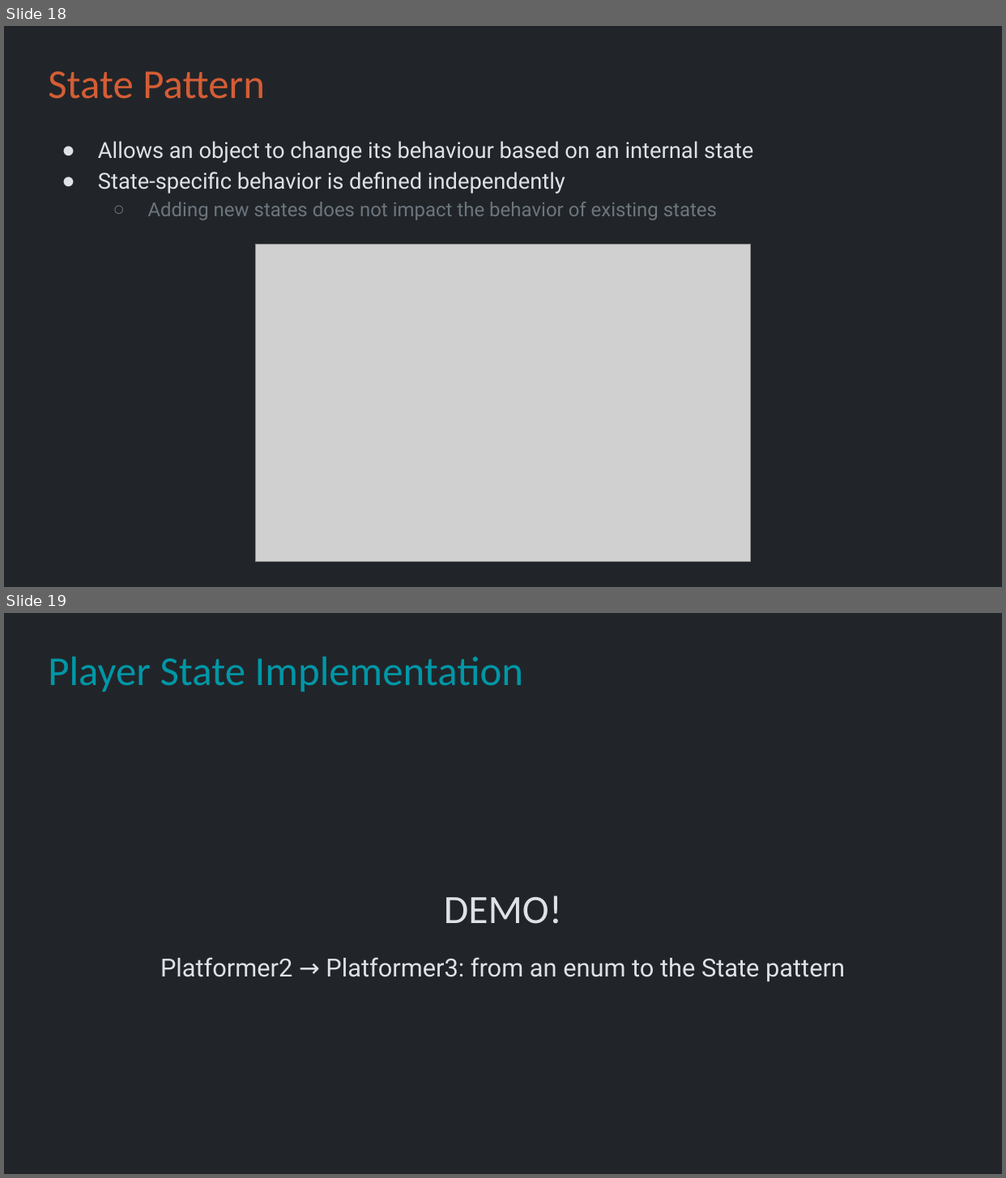
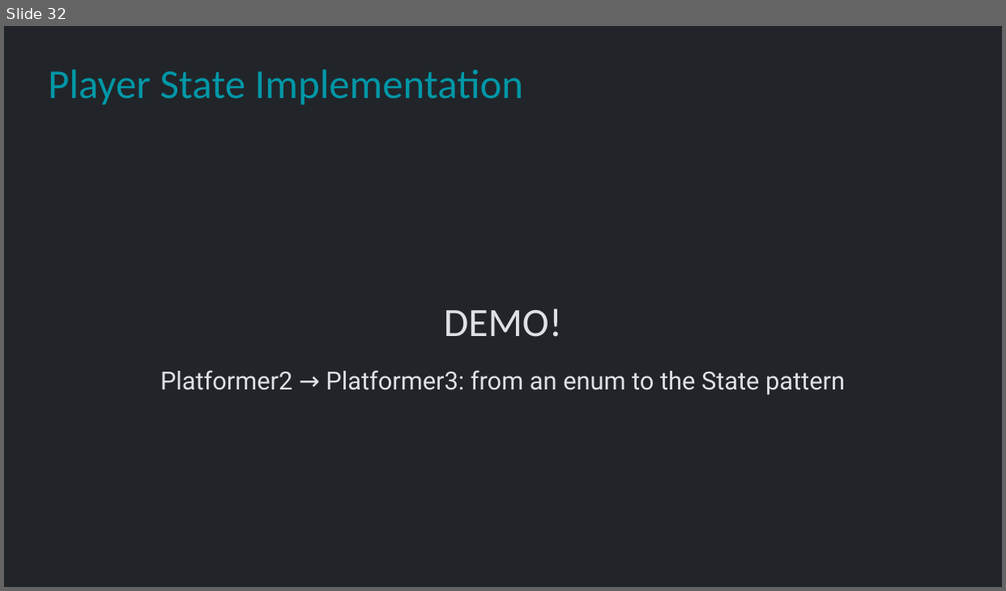
Before and after one commit to Metamate/gar, a slide deck: slides/06 Super Mario Bros.pptx. Shown one above the other, each under a label of ours: slides 18 and 19 before the commit, slide 32 after it. The pictures are 1006x1178 and 1006x591 pixels, drawn with LibreOffice and Linux fonts; fonts in the diff are those of the drawing; grey boxes stand for pictures. Boxes give left, top, right and bottom in pixels: in the first picture for what was removed or moved away, otherwise in the second. Text is boxed around its words. In the diff, an @@ line names an element or a change of style, - is before the commit and + after.

```diff
--- a/slides/06 Super Mario Bros.pptx
+++ b/slides/06 Super Mario Bros.pptx
@@ slide 18 removed at [4,26,1002,587], background #212529 @@
@@ title removed at [48,71,265,99] @@
-State Pattern
@@ text removed at [98,141,753,220] @@
-● Allows an object to change its behaviour based on an internal state
-● State-specific behavior is defined independently
-  ○ Adding new states does not impact the behavior of existing states
@@ picture removed at [255,245,751,562] @@
@@ what was slide 19 is now slide 32 @@
```
Also in this commit, not shown: 2 other slides removed, 20 other files.
